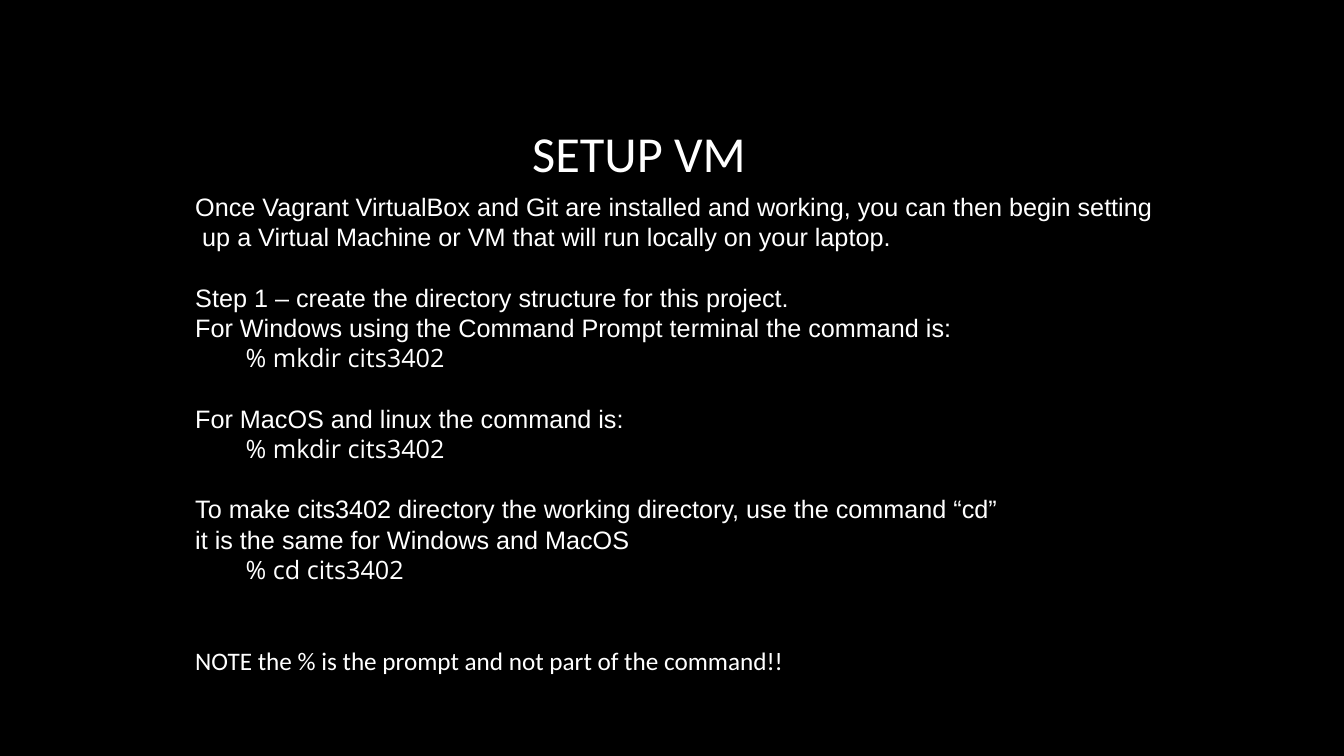
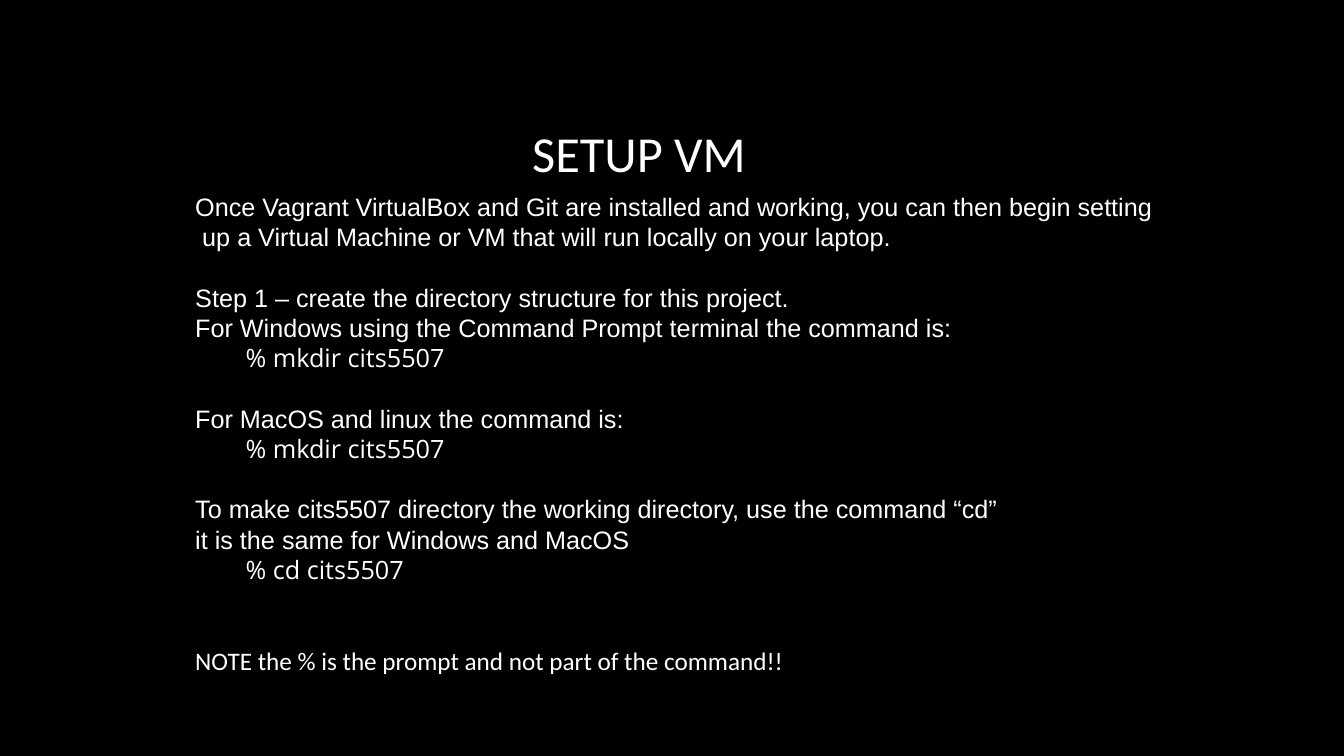
Before and after one commit to chrisbuwahpc/HPC, a slide deck: slide 5 of VM_instructions.pptx. Drawn at 1344x756 pixels with LibreOffice and Linux fonts; fonts in the diff are those of the drawing; background and template pictures are left out. Boxes give left, top, right and bottom in pixels: in the first picture for what was removed or moved away, otherwise in the second. Text is boxed around its words. In the diff, an @@ line names an element or a change of style, - is before the commit and + after.

```diff
--- a/VM_instructions.pptx
+++ b/VM_instructions.pptx
@@ text at bbox=[273, 348, 445, 368]: text changed @@
-  % mkdir cits3402
+  % mkdir cits5507
@@ text at bbox=[195, 439, 996, 524]: text changed @@
-  % mkdir cits3402
-To make cits3402 directory the working directory, use the command “cd”
+  % mkdir cits5507
+To make cits5507 directory the working directory, use the command “cd”
@@ text at bbox=[273, 560, 404, 580]: text changed @@
-  % cd cits3402
+  % cd cits5507
```
Also in this commit, not shown: 4 other slides changed, 2 slides added, 1 other file.
